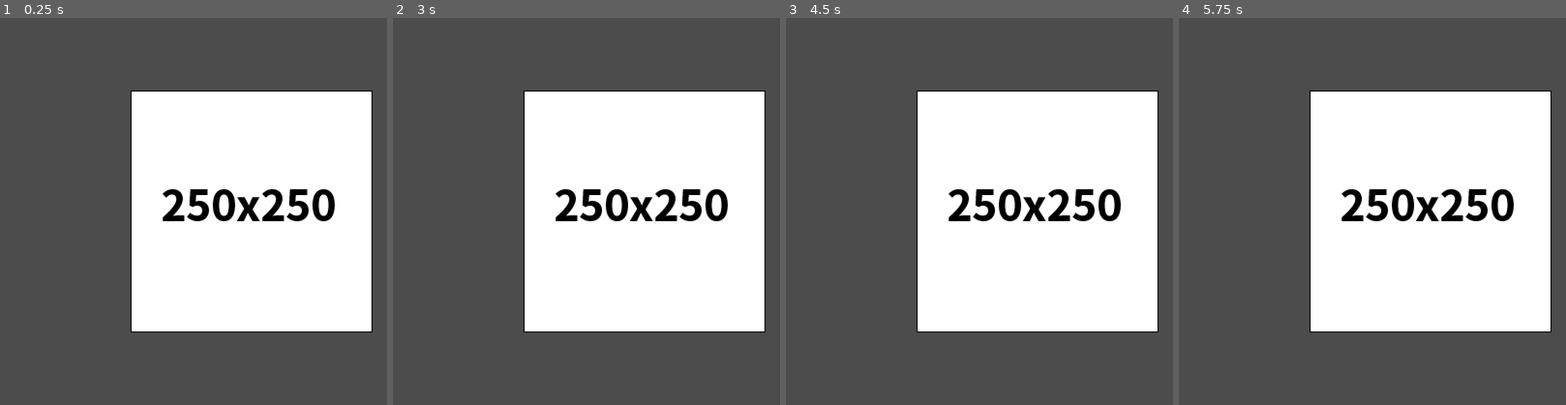
Above: before the commit, frames 1-4 (left to right).
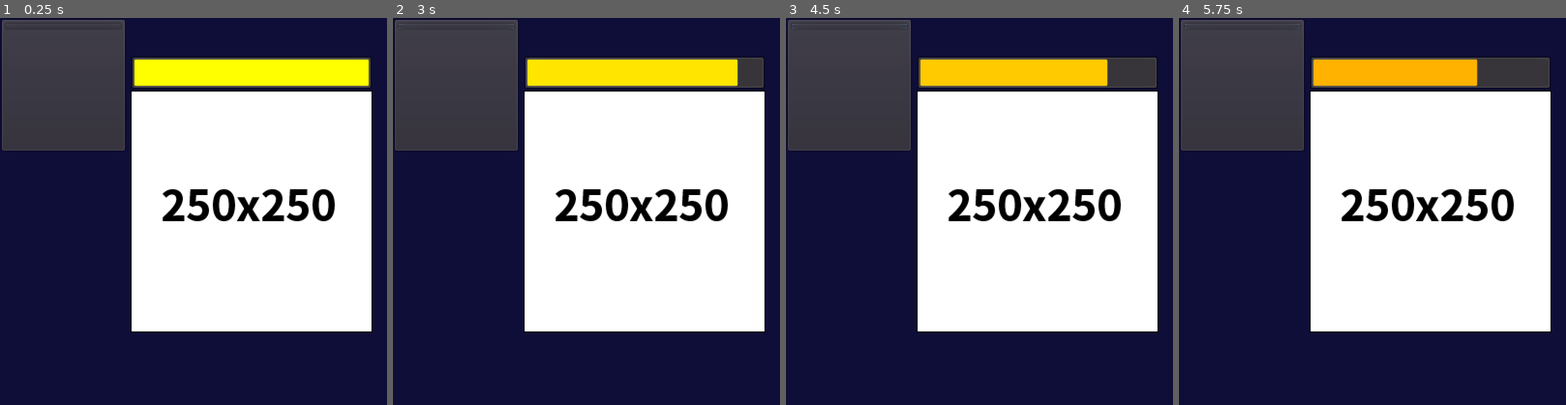
Above: after the commit, the same moments.

Repository: Yu-Channel/Simple-clicker
Game: Godot game, scene res://scene/Main.tscn
Two runs of this game, one before a commit and one after it. Both use one fixed random seed, a clock stepped at 60 frames per second and the inputs below. The engine's default icon, where the game draws it, is replaced by a stand-in: a white triangle on a blue panel in a dark square.
Inputs (mouse positions are in pixels of both pictures, inside the frame that each line leads up to):
- Up to frame 1 (0.25 s): no input
- Up to frame 2 (3 s): click (454, 25) at 0.5 s, where only the run after the commit has a clickable "Power +1(x)"; click (454, 25) at 1.25 s, where only the run after the commit has a clickable "Power +1(x)"; click (454, 25) at 2 s, where only the run after the commit has a clickable "Power +1(x)"; tap Enter at 2.75 s; move the mouse to (644, 211) at 2.77 s; click (644, 211) at 2.92 s
- Up to frame 3 (4.5 s): tap Space at 3.5 s; move the mouse to (902, 230) at 3.52 s; click (902, 230) at 3.67 s; tap Enter at 4.25 s; move the mouse to (1018, 126) at 4.27 s; click (1018, 126) at 4.42 s
- Up to frame 4 (5.75 s): tap Space at 5 s; move the mouse to (1353, 288) at 5.02 s; click (1353, 288) at 5.17 s

The runs differ from the first frame. In frame 1, 50% of the frame differs, in the area x 0-100%, y 0-100%; in frame 2, 49%; in frame 3, 49%; in frame 4, 49%.

Commit message:
HPバーの実装

Diff:
--- a/scene/Main.tscn
+++ b/scene/Main.tscn
@@ -1,16 +1,37 @@
-[gd_scene load_steps=8 format=2]
+[gd_scene load_steps=9 format=2]
 
-[ext_resource path="res://icon.png" type="Texture" id=1]
 [ext_resource path="res://rounded-mplus-1m-medium.ttf" type="DynamicFontData" id=2]
 [ext_resource path="res://scripts/Main.gd" type="Script" id=3]
 [ext_resource path="res://scripts/Test_label.gd" type="Script" id=5]
 
+[sub_resource type="StyleBoxFlat" id=4]
+bg_color = Color( 1, 0.0862745, 0.0862745, 1 )
+border_width_left = 4
+border_width_top = 4
+border_width_right = 4
+border_width_bottom = 4
+border_color = Color( 0.8, 0.8, 0.8, 0 )
+corner_radius_top_left = 5
+corner_radius_top_right = 5
+corner_radius_bottom_right = 5
+corner_radius_bottom_left = 5
+
 [sub_resource type="DynamicFont" id=3]
 size = 24
+outline_size = 1
+outline_color = Color( 0.0784314, 0.0784314, 0.0784314, 1 )
+font_data = ExtResource( 2 )
+
+[sub_resource type="DynamicFont" id=5]
+use_filter = true
+extra_spacing_top = -3
+extra_spacing_bottom = -2
 font_data = ExtResource( 2 )
 
 [sub_resource type="DynamicFont" id=1]
-size = 25
+use_filter = true
+extra_spacing_top = -4
+extra_spacing_bottom = -3
 font_data = ExtResource( 2 )
 
 [sub_resource type="DynamicFont" id=2]
@@ -24,11 +45,36 @@
 margin_right = 400.0
 margin_bottom = 400.0
 mouse_filter = 2
+__meta__ = {
+"_edit_lock_": true
+}
+
+[node name="ColorRect" type="ColorRect" parent="GUI"]
+margin_right = 400.0
+margin_bottom = 400.0
+mouse_filter = 2
+color = Color( 0.0627451, 0.0588235, 0.223529, 1 )
+__meta__ = {
+"_edit_lock_": true
+}
 
 [node name="EnemyHP" type="Control" parent="GUI"]
 margin_right = 400.0
 margin_bottom = 400.0
 mouse_filter = 2
+__meta__ = {
+"_edit_group_": true,
+"_edit_lock_": true
+}
+
+[node name="HpBar" type="ProgressBar" parent="GUI/EnemyHP"]
+margin_left = 135.0
+margin_top = 39.0
+margin_right = 385.0
+margin_bottom = 74.0
+custom_styles/fg = SubResource( 4 )
+value = 50.0
+percent_visible = false
 
 [node name="HpNumLabel" type="Label" parent="GUI/EnemyHP"]
 margin_left = 232.0
@@ -40,32 +86,31 @@
 align = 1
 valign = 1
 
-[node name="PanelContainer" type="PanelContainer" parent="GUI"]
-visible = false
-margin_right = 174.0
-margin_bottom = 123.0
+[node name="ButtonUI" type="PanelContainer" parent="GUI"]
+margin_right = 131.0
+margin_bottom = 139.0
 __meta__ = {
 "_editor_description_": "button用のノード"
 }
 
-[node name="VBoxContainer" type="VBoxContainer" parent="GUI/PanelContainer"]
+[node name="VBox" type="VBoxContainer" parent="GUI/ButtonUI"]
 margin_left = 7.0
 margin_top = 7.0
-margin_right = 167.0
-margin_bottom = 116.0
+margin_right = 124.0
+margin_bottom = 132.0
 
-[node name="Button" type="Button" parent="GUI/PanelContainer/VBoxContainer"]
-margin_right = 160.0
-margin_bottom = 70.0
-text = "Power"
-icon = ExtResource( 1 )
+[node name="PowerButton" type="Button" parent="GUI/ButtonUI/VBox"]
+margin_right = 117.0
+margin_bottom = 25.0
+custom_fonts/font = SubResource( 5 )
+text = "Power +1(x)"
 
-[node name="Label" type="Label" parent="GUI/PanelContainer/VBoxContainer"]
-margin_top = 74.0
-margin_right = 160.0
-margin_bottom = 109.0
+[node name="PowerButtonLabel" type="Label" parent="GUI/ButtonUI/VBox/PowerButton"]
+margin_top = 29.0
+margin_right = 117.0
+margin_bottom = 46.0
 custom_fonts/font = SubResource( 1 )
-text = "x 100"
+text = "money x100"
 align = 1
 valign = 1
 
@@ -81,3 +126,16 @@
 [node name="EnemyCooldown" type="Timer" parent="."]
 process_mode = 0
 one_shot = true
+
+[node name="Dummy_enemy" type="ColorRect" parent="."]
+visible = false
+margin_left = 134.0
+margin_top = 74.0
+margin_right = 384.0
+margin_bottom = 324.0
+color = Color( 0, 1, 0, 1 )
+__meta__ = {
+"_edit_lock_": true
+}
+
+[connection signal="pressed" from="GUI/ButtonUI/VBox/PowerButton" to="." method="_on_Button_pressed"]
--- a/scripts/Enemy.gd
+++ b/scripts/Enemy.gd
@@ -2,9 +2,11 @@
 
 
 func _ready():
+	# もし階層が0以下なら1に修正
 	if Grobal.floor_num < 1:
 		Grobal.floor_num = 1
 
+	# 最初の敵を配置する
 	set_enemy_hp()
 
 func _process(delta):
@@ -22,6 +24,7 @@
 
 			# 敵を倒したときの処理
 			if Grobal.enemy_hp <= 0:
+				Grobal.enemy_hp = 0
 				loot_money()
 				queue_free()
 
--- a/scripts/Main.gd
+++ b/scripts/Main.gd
@@ -2,17 +2,27 @@
 
 onready var enemy_cooldown = $EnemyCooldown
 onready var hp_label = $GUI/EnemyHP/HpNumLabel
+onready var hp_bar = $GUI/EnemyHP/HpBar
+onready var hp_bar_stylebox = $GUI/EnemyHP/HpBar.get("custom_styles/fg")
+onready var power_button = $GUI/ButtonUI/VBox/PowerButton
+onready var power_button_label = $GUI/ButtonUI/VBox/PowerButton/PowerButtonLabel
 
 var enemy_node
 var enemy_timer_node
 
 func _ready():
+	## debug log ##
+
 	# タイマーの準備 と 敵の呼び出し
 	enemy_cooldown.connect("timeout", self, "_on_EnemyCooldown_timeout")
 	call_enemy()
 
+# フレームごとの処理===================
 func _process(delta):
+	# 敵のHP関連の処理
 	hp_label.text = str(Grobal.enemy_hp) + "/" + str(Grobal.enemy_max_hp)
+	hp_bar.value = ( Grobal.enemy_hp / Grobal.enemy_max_hp ) * 100
+	hp_bar_stylebox.bg_color = Color(1.0,(hp_bar.value / 100) , 0, 1)
 
 # 敵の呼び出し 座標の設定===============
 func call_enemy():
@@ -34,3 +44,10 @@
 	call_enemy()
 
 # ====================================
+
+
+func _on_Button_pressed():
+	# プレイヤーの強化
+
+	# ボタンとラベルの表示の変更
+	pass
